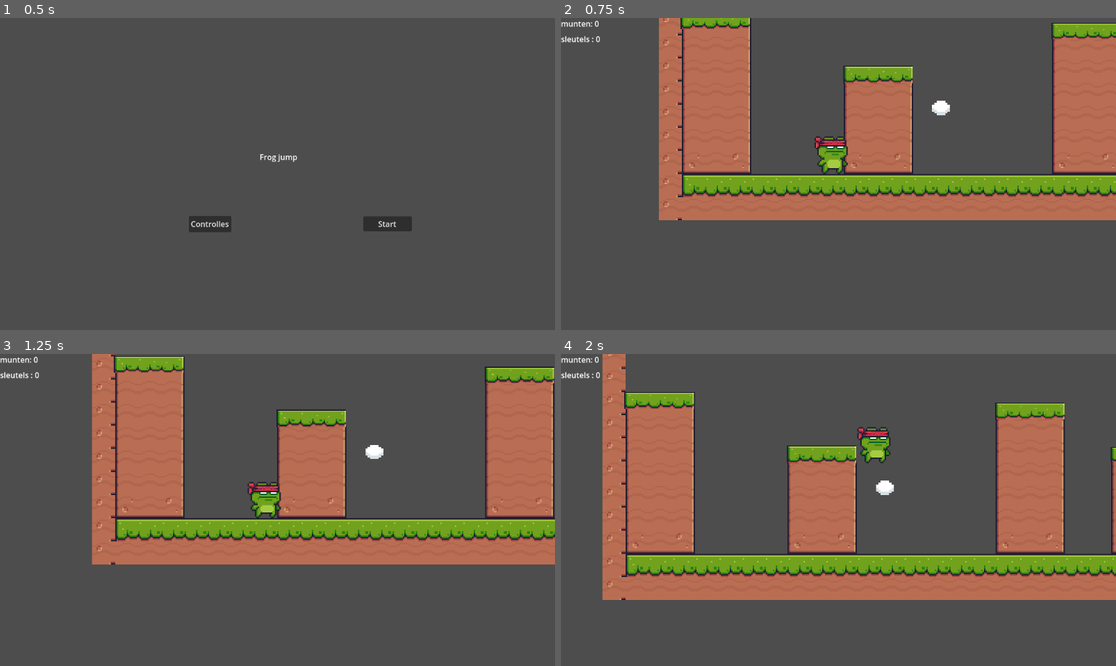
Above: before the commit, frames 1-4 (two rows, left to right).
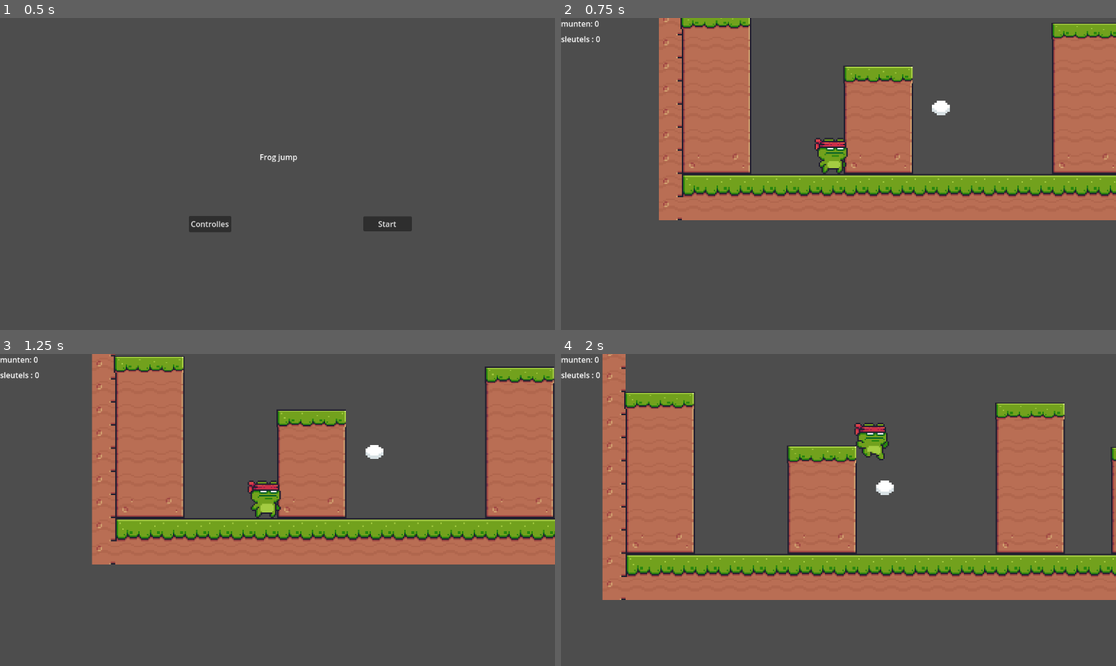
Above: after the commit, the same moments.

Repository: Rafaelorr/open_frog
Game: Godot game, scene res://main_menu.tscn
The game is run twice, just before and just after one commit, with the same random seed, the same clock (stepped at 60 frames per second) and the same inputs.
Inputs:
- Up to frame 1 (0.5 s): no input
- Up to frame 2 (0.75 s): click "Start" at 0.5 s
- Up to frame 3 (1.25 s): no input
- Up to frame 4 (2 s): hold Right (ui_right) from 1.28 s (still down); tap Space (omhoog) at 1.35 s

Frame 1 is identical in both runs. In frame 2, 0.3% of the frame differs, in the area x 45-52%, y 37-49%; in frame 3, 0.3%; in frame 4, 0.6%, in the area x 52-60%, y 22-35%.

Commit message:
voeg fall, run en jump animaties toe voor de speler

Diff:
--- a/player.gd
+++ b/player.gd
@@ -9,7 +9,10 @@
 # Get the gravity from the project settings to be synced with RigidBody nodes.
 @export var gravity :float = 980.0
 
+var state :String = "idle" # states: idle run jump fall
+
 func _physics_process(delta):
+
 	if velocity.x > 0:
 		$Sprite2D.flip_h = false
 	elif velocity.x < 0:
@@ -20,25 +23,43 @@
 
 	if is_on_floor():
 		double_jump = 1
+
 	# Handle jump.
 	if Input.is_action_just_pressed("omhoog") and is_on_floor() or Input.is_action_just_pressed("omhoog") and double_jump == 1 :
-			if is_on_floor():
-				double_jump = 1
-				velocity.y = JUMP_VELOCITY
-			elif double_jump == 1:
-				double_jump = 0
-				velocity.y = JUMP_VELOCITY
+		if is_on_floor():
+			double_jump = 1
+			velocity.y = JUMP_VELOCITY
+		elif double_jump == 1:
+			double_jump = 0
+			velocity.y = JUMP_VELOCITY
 	# Get the input direction and handle the movement/deceleration.
 	# As good practice, you should replace UI actions with custom gameplay actions.
 	var direction = Input.get_axis("ui_left", "ui_right")
 	if direction:
 		velocity.x = direction * SPEED
+		if velocity.y == 0:
+			state = "run"
 	else:
 		velocity.x = move_toward(velocity.x, 0, SPEED)
+		if velocity.y == 0:
+			state = "run"
 
 	if slow_fall:
 		if velocity.y > 200.0:
 			velocity.y = 200.0
+
+	if velocity.y < 0:
+		state = "jump"
+
+	if velocity.y > 0:
+		state = "fall"
+
+	if velocity.x == 0 and velocity.y == 0:
+		state = "idle"
+
+	print(state)
+
+	animation_handler(state)
 
 	move_and_slide()
 
@@ -47,6 +68,16 @@
 	elif Input.is_action_just_pressed("stop"):
 		get_tree().quit(3)
 
+func animation_handler(state):
+	if state == "idle":
+		$Sprite2D.play("idle")
+	elif state == "run":
+		$Sprite2D.play("run")
+	elif state == "jump":
+		$Sprite2D.play("run")
+	elif state == "fall":
+		$Sprite2D.play("fall")
+
 func player():
 	pass
 
--- a/player.tscn
+++ b/player.tscn
@@ -1,12 +1,19 @@
-[gd_scene load_steps=16 format=3 uid="uid://d3fpy0d3vhx5m"]
+[gd_scene load_steps=33 format=3 uid="uid://d3fpy0d3vhx5m"]
 
 [ext_resource type="Script" path="res://player.gd" id="1_p1mlu"]
+[ext_resource type="Texture2D" uid="uid://dqwmvo2ggtwx5" path="res://Fall (32x32).png" id="2_0y5hr"]
 [ext_resource type="Texture2D" uid="uid://gj7p37e825ep" path="res://Idle (32x32).png" id="2_i67c3"]
+[ext_resource type="Texture2D" uid="uid://264b0t0qoynt" path="res://Jump (32x32).png" id="3_atymb"]
+[ext_resource type="Texture2D" uid="uid://cjywvfr3hesac" path="res://Run (32x32).png" id="3_djl0i"]
 
 [sub_resource type="CapsuleShape2D" id="CapsuleShape2D_0a1tv"]
 radius = 12.0
 height = 24.0
 
+[sub_resource type="AtlasTexture" id="AtlasTexture_v74fg"]
+atlas = ExtResource("2_0y5hr")
+region = Rect2(4, 4, 28, 28)
+
 [sub_resource type="AtlasTexture" id="AtlasTexture_ep1bq"]
 atlas = ExtResource("2_i67c3")
 region = Rect2(0, 0, 32, 32)
@@ -50,11 +57,71 @@
 [sub_resource type="AtlasTexture" id="AtlasTexture_5lbtl"]
 atlas = ExtResource("2_i67c3")
 region = Rect2(320, 0, 32, 32)
+
+[sub_resource type="AtlasTexture" id="AtlasTexture_bbbjh"]
+atlas = ExtResource("3_atymb")
+region = Rect2(2, 2, 30, 30)
+
+[sub_resource type="AtlasTexture" id="AtlasTexture_wqo7a"]
+atlas = ExtResource("3_djl0i")
+region = Rect2(0, 0, 28, 32)
+
+[sub_resource type="AtlasTexture" id="AtlasTexture_hud3u"]
+atlas = ExtResource("3_djl0i")
+region = Rect2(32, 0, 28, 32)
+
+[sub_resource type="AtlasTexture" id="AtlasTexture_i22ud"]
+atlas = ExtResource("3_djl0i")
+region = Rect2(64, 0, 28, 32)
+
+[sub_resource type="AtlasTexture" id="AtlasTexture_j7o1d"]
+atlas = ExtResource("3_djl0i")
+region = Rect2(96, 0, 28, 32)
+
+[sub_resource type="AtlasTexture" id="AtlasTexture_od2kd"]
+atlas = ExtResource("3_djl0i")
+region = Rect2(128, 0, 28, 32)
+
+[sub_resource type="AtlasTexture" id="AtlasTexture_8u4nj"]
+atlas = ExtResource("3_djl0i")
+region = Rect2(160, 0, 28, 32)
+
+[sub_resource type="AtlasTexture" id="AtlasTexture_112gi"]
+atlas = ExtResource("3_djl0i")
+region = Rect2(192, 0, 28, 32)
+
+[sub_resource type="AtlasTexture" id="AtlasTexture_qo5rl"]
+atlas = ExtResource("3_djl0i")
+region = Rect2(224, 0, 28, 32)
+
+[sub_resource type="AtlasTexture" id="AtlasTexture_fkjxb"]
+atlas = ExtResource("3_djl0i")
+region = Rect2(256, 0, 28, 32)
+
+[sub_resource type="AtlasTexture" id="AtlasTexture_wnjlf"]
+atlas = ExtResource("3_djl0i")
+region = Rect2(288, 0, 28, 32)
+
+[sub_resource type="AtlasTexture" id="AtlasTexture_ubryn"]
+atlas = ExtResource("3_djl0i")
+region = Rect2(320, 0, 28, 32)
+
+[sub_resource type="AtlasTexture" id="AtlasTexture_i6orx"]
+atlas = ExtResource("3_djl0i")
+region = Rect2(352, 0, 28, 32)
 
 [sub_resource type="SpriteFrames" id="SpriteFrames_x40my"]
 animations = [{
 "frames": [{
 "duration": 1.0,
+"texture": SubResource("AtlasTexture_v74fg")
+}],
+"loop": true,
+"name": &"fall",
+"speed": 5.0
+}, {
+"frames": [{
+"duration": 1.0,
 "texture": SubResource("AtlasTexture_ep1bq")
 }, {
 "duration": 1.0,
@@ -88,8 +155,57 @@
 "texture": SubResource("AtlasTexture_5lbtl")
 }],
 "loop": true,
-"name": &"default",
+"name": &"idle",
+"speed": 25.0
+}, {
+"frames": [{
+"duration": 1.0,
+"texture": SubResource("AtlasTexture_bbbjh")
+}],
+"loop": true,
+"name": &"jump",
 "speed": 30.0
+}, {
+"frames": [{
+"duration": 1.0,
+"texture": SubResource("AtlasTexture_wqo7a")
+}, {
+"duration": 1.0,
+"texture": SubResource("AtlasTexture_hud3u")
+}, {
+"duration": 1.0,
+"texture": SubResource("AtlasTexture_i22ud")
+}, {
+"duration": 1.0,
+"texture": SubResource("AtlasTexture_j7o1d")
+}, {
+"duration": 1.0,
+"texture": SubResource("AtlasTexture_od2kd")
+}, {
+"duration": 1.0,
+"texture": SubResource("AtlasTexture_8u4nj")
+}, {
+"duration": 1.0,
+"texture": SubResource("AtlasTexture_112gi")
+}, {
+"duration": 1.0,
+"texture": SubResource("AtlasTexture_qo5rl")
+}, {
+"duration": 1.0,
+"texture": SubResource("AtlasTexture_fkjxb")
+}, {
+"duration": 1.0,
+"texture": SubResource("AtlasTexture_wnjlf")
+}, {
+"duration": 1.0,
+"texture": SubResource("AtlasTexture_ubryn")
+}, {
+"duration": 1.0,
+"texture": SubResource("AtlasTexture_i6orx")
+}],
+"loop": true,
+"name": &"run",
+"speed": 20.0
 }]
 
 [node name="player" type="CharacterBody2D"]
@@ -108,8 +224,8 @@
 texture_filter = 1
 position = Vector2(-7, -4.66667)
 sprite_frames = SubResource("SpriteFrames_x40my")
-autoplay = "default"
-frame_progress = 0.754093
+animation = &"fall"
+autoplay = "idle"
 
 [node name="coyotejumptimer" type="Timer" parent="."]
 wait_time = 0.2
Binary file added: Fall (32x32).png
Not shown, added: Fall (32x32).png.import
Binary file added: Run (32x32).png
Not shown, added: Run (32x32).png.import
